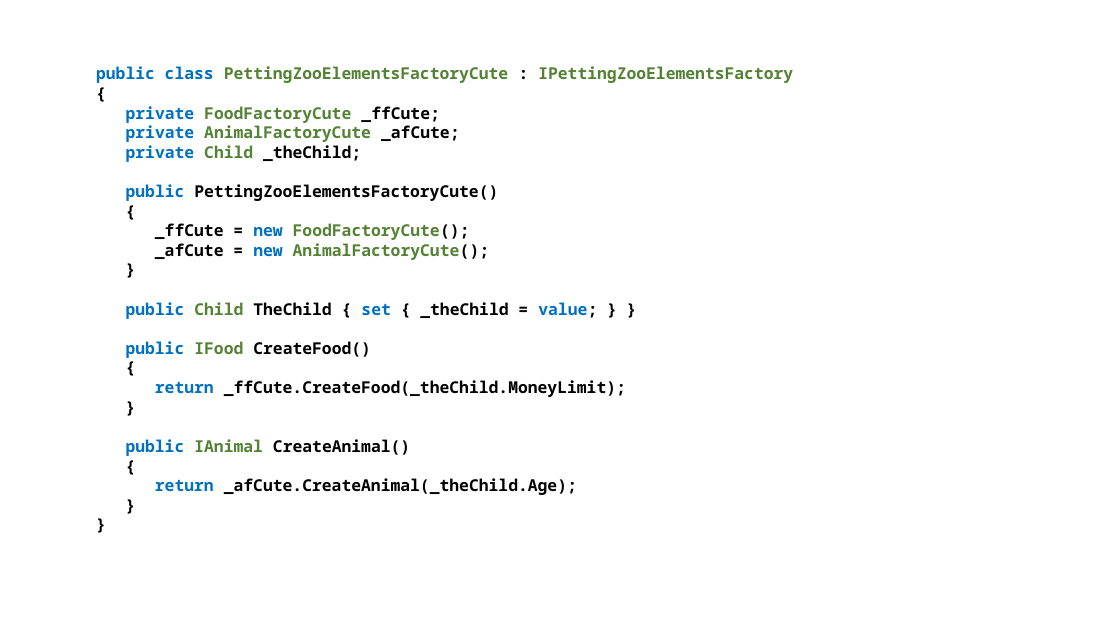
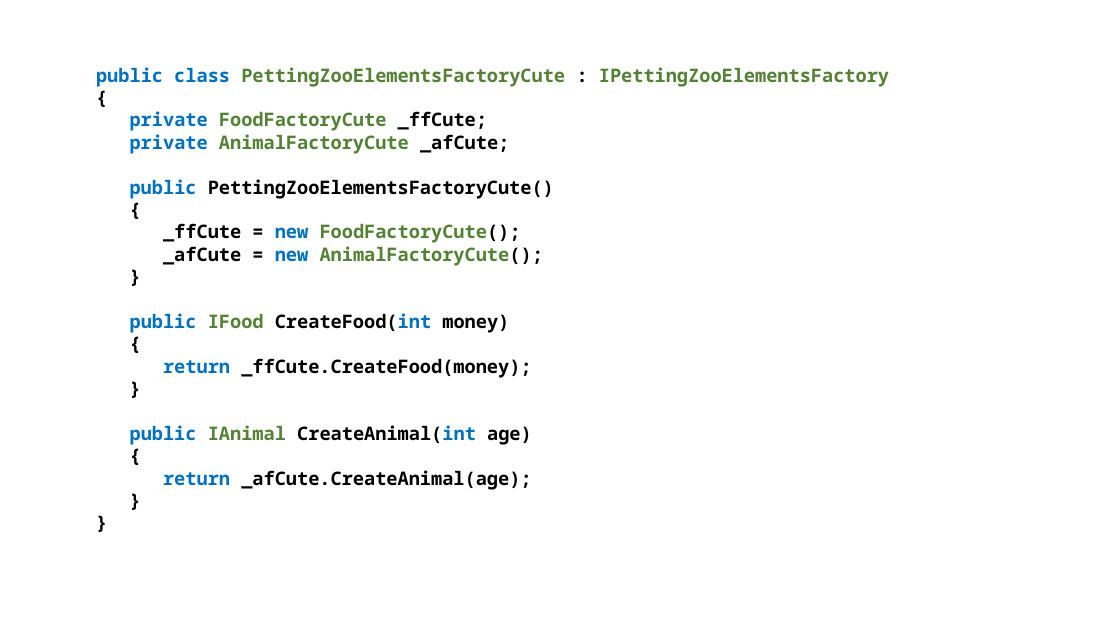
Before and after one commit to perl-easj/Teaching-materials, a slide deck: slide 20 of CSharpProgramming/Presentations/OOProgPartIII/AbstractFactory.pptx. Drawn at 1120x630 pixels with LibreOffice and Linux fonts; fonts in the diff are those of the drawing. Boxes give left, top, right and bottom in pixels: in the first picture for what was removed or moved away, otherwise in the second. Text is boxed around its words. In the diff, an @@ line names an element or a change of style, - is before the commit and + after.

```diff
--- a/CSharpProgramming/Presentations/OOProgPartIII/AbstractFactory.pptx
+++ b/CSharpProgramming/Presentations/OOProgPartIII/AbstractFactory.pptx
@@ text at (96, 67, 889, 266): size 14 to 16 pt in "public class PettingZooElementsFactoryCute : IPettingZooElem ...", "{", "private FoodFactoryCute _ffCute;", "private AnimalFactoryCute _afCute;" and 10 more places @@
@@ text at (126, 145, 361, 162): paragraph removed @@
-private Child _theChild;
@@ text at (130, 313, 509, 333): text changed; size 14 to 16 pt @@
-public Child TheChild { set { _theChild = value; } }
-public IFood CreateFood()
+public IFood CreateFood(int money)
@@ text at (163, 358, 531, 378): text changed; size 14 to 16 pt @@
-return _ffCute.CreateFood(_theChild.MoneyLimit);
+return _ffCute.CreateFood(money);
@@ text at (130, 425, 532, 445): text changed; size 14 to 16 pt @@
-public IAnimal CreateAnimal()
+public IAnimal CreateAnimal(int age)
@@ text at (163, 470, 531, 490): text changed; size 14 to 16 pt @@
-return _afCute.CreateAnimal(_theChild.Age);
+return _afCute.CreateAnimal(age);
```
Also in this commit, not shown: 12 other slides changed, 3 other files.
